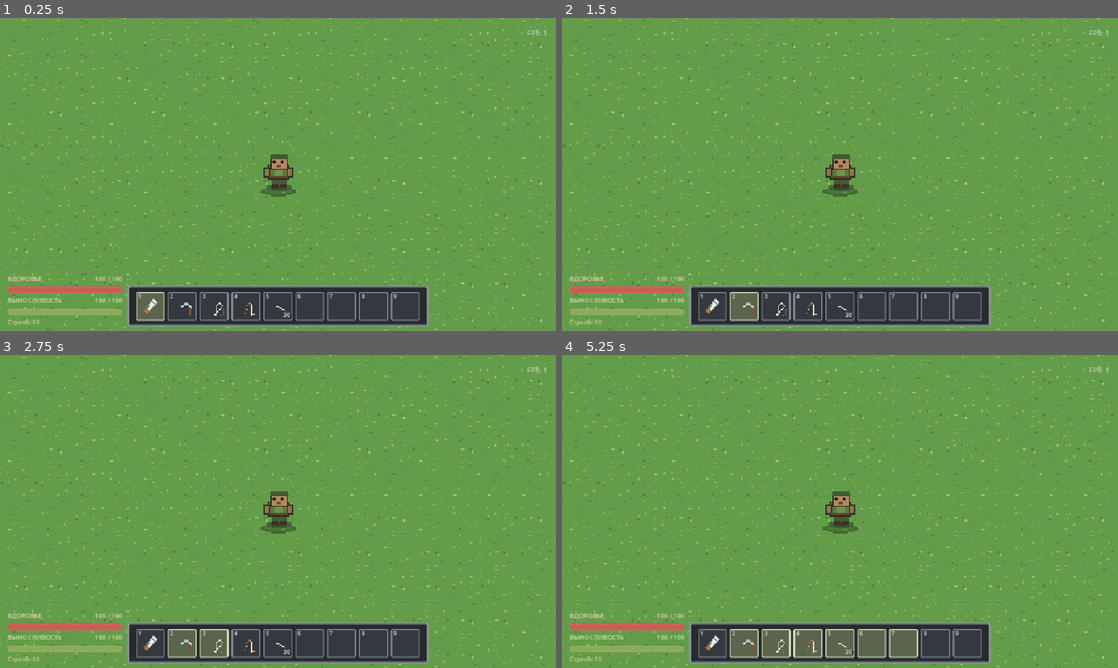
Above: before the commit, frames 1-4 (two rows, left to right).
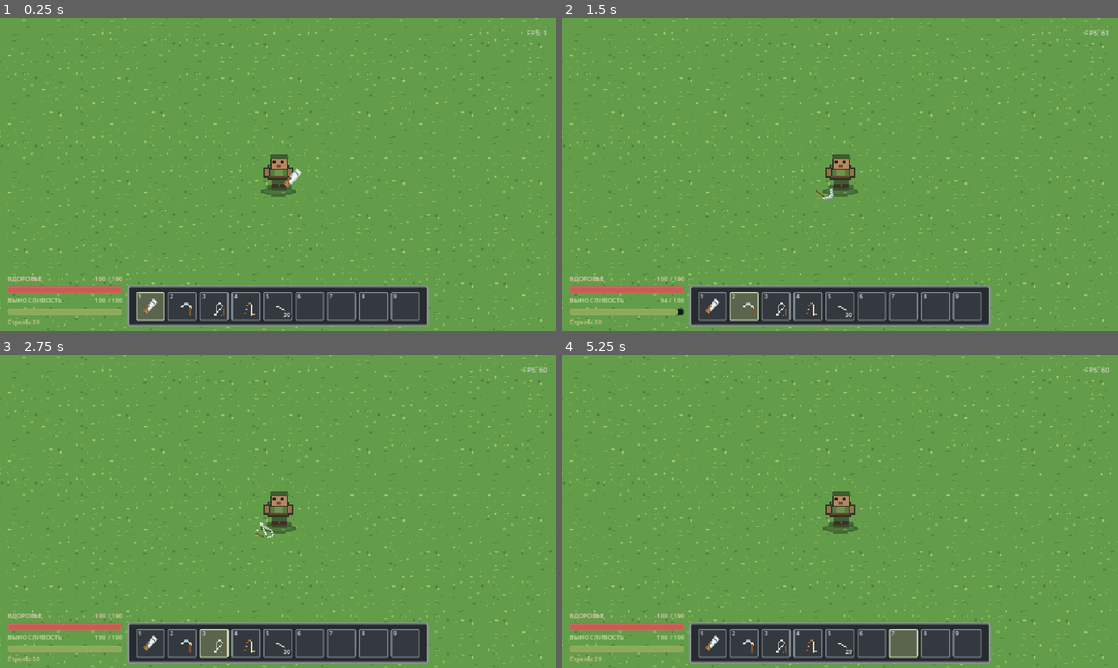
Above: after the commit, the same moments.

Repository: BigFluffyCatOnWatermelon/autism-gaming
Game: Godot game, scene res://scenes/world.tscn
Two runs of this game, one before a commit and one after it. Both use one fixed random seed, a clock stepped at 60 frames per second and the inputs below.
Inputs:
- Up to frame 1 (0.25 s): no input
- Up to frame 2 (1.5 s): click "1" at 0.5 s; click "2" at 1.25 s
- Up to frame 3 (2.75 s): click "3" at 2 s
- Up to frame 4 (5.25 s): click "4" at 2.75 s; click "5" at 3.5 s; click "6" at 4.25 s; click "7" at 5 s

The runs differ from the first frame. In frame 1, less than 0.1% of the frame differs, in the area x 51-55%, y 48-55%; in frame 2, 0.1%; in frame 3, 0.5%; in frame 4, 2.4%, in the area x 6-99%, y 4-98%.
Error before the commit: Parse Error: Function "_create_player()" not found in base self. (res://scripts/world_controller.gd:50)

Commit message:
Fix player initialization and inventory slot signals

Diff:
--- a/scripts/game_ui.gd
+++ b/scripts/game_ui.gd
@@ -92,7 +92,7 @@
 	var zone := InventoryDropZoneScript.new() as Control
 	zone.name = "WorldDropZone"
 	zone.set_anchors_and_offsets_preset(Control.PRESET_FULL_RECT)
-	zone.mouse_filter = Control.MOUSE_FILTER_PASS
+	zone.mouse_filter = Control.MOUSE_FILTER_STOP
 	zone.z_index = -10
 	zone.drop_requested.connect(_on_world_drop_requested)
 	root.add_child(zone)
@@ -148,9 +148,16 @@
 	hotbar_buttons.clear()
 	var row := _find_node("HotbarRow") as HBoxContainer
 	if row != null:
-		for child in row.get_children():
+		for index in range(row.get_child_count()):
+			var child := row.get_child(index)
 			if child is Button:
-				hotbar_buttons.append(child as Button)
+				var button := child as Button
+				if button.get_script() != InventorySlotScript:
+					button.set_script(InventorySlotScript)
+				button.set_meta("slot_index", index)
+				if not button.has_meta("item_id"):
+					button.set_meta("item_id", "")
+				hotbar_buttons.append(button)
 
 func _find_node(node_name: String) -> Node:
 	return root.find_child(node_name, true, false) if root != null else null
@@ -165,14 +172,21 @@
 		var callback := Callable(self, "_on_hotbar_pressed").bind(index)
 		if not hotbar_buttons[index].pressed.is_connected(callback):
 			hotbar_buttons[index].pressed.connect(callback)
-		var hotbar_slot := hotbar_buttons[index] as InventorySlot
-		if hotbar_slot != null and not hotbar_slot.drop_requested.is_connected(_on_inventory_slot_dropped):
-			hotbar_slot.drop_requested.connect(_on_inventory_slot_dropped)
+		var hotbar_slot := hotbar_buttons[index]
+		if hotbar_slot.has_signal("drop_requested") and not hotbar_slot.is_connected("drop_requested", _on_inventory_slot_dropped):
+			hotbar_slot.connect("drop_requested", _on_inventory_slot_dropped)
 	if inventory_grid != null:
-		for child in inventory_grid.get_children():
-			var backpack_slot := child as InventorySlot
-			if backpack_slot != null and not backpack_slot.drop_requested.is_connected(_on_inventory_slot_dropped):
-				backpack_slot.drop_requested.connect(_on_inventory_slot_dropped)
+		for index in range(inventory_grid.get_child_count()):
+			var child := inventory_grid.get_child(index)
+			if child is Button:
+				var backpack_slot := child as Button
+				if backpack_slot.get_script() != InventorySlotScript:
+					backpack_slot.set_script(InventorySlotScript)
+				backpack_slot.set_meta("slot_index", 9 + index)
+				if not backpack_slot.has_meta("item_id"):
+					backpack_slot.set_meta("item_id", "")
+				if backpack_slot.has_signal("drop_requested") and not backpack_slot.is_connected("drop_requested", _on_inventory_slot_dropped):
+					backpack_slot.connect("drop_requested", _on_inventory_slot_dropped)
 
 	var expand_button := _find_node("ExpandBackpack") as Button
 	if expand_button != null and not expand_button.pressed.is_connected(_on_expand_pressed):
@@ -822,9 +836,7 @@
 			icon_rect.texture = null
 			icon_rect.visible = false
 			button.text = ""
-	var slot := button as InventorySlot
-	if slot != null:
-		slot.item_id = item_id
+	button.set_meta("item_id", item_id)
 	if count_label != null:
 		count_label.text = str(count) if count > 1 else ""
 	if tooltip != "":
--- a/scripts/inventory_drop_zone.gd
+++ b/scripts/inventory_drop_zone.gd
@@ -4,7 +4,12 @@
 signal drop_requested(from_index: int)
 
 func _can_drop_data(_at_position: Vector2, data: Variant) -> bool:
-	return data is Dictionary and data.has("from") and int(data["from"]) >= 0
+	return (
+		data is Dictionary
+		and data.has("from")
+		and int(data["from"]) >= 0
+		and data.has("item_id")
+	)
 
 func _drop_data(_at_position: Vector2, data: Variant) -> void:
 	if data is Dictionary and data.has("from"):
--- a/scripts/inventory_slot.gd
+++ b/scripts/inventory_slot.gd
@@ -3,27 +3,35 @@
 
 signal drop_requested(from_index: int, to_index: int)
 
-var slot_index := -1
-var item_id := ""
-
 func _get_drag_data(_at_position: Vector2) -> Variant:
+	var item_id := str(get_meta("item_id", ""))
+	var slot_index := int(get_meta("slot_index", -1))
 	if item_id.is_empty() or slot_index < 0 or disabled:
 		return null
-	var preview := Label.new()
-	preview.text = item_id.capitalize()
-	preview.add_theme_color_override("font_color", Color("#f4e6c8"))
-	preview.add_theme_font_size_override("font_size", 13)
-	preview.add_theme_color_override("font_shadow_color", Color.BLACK)
-	preview.add_theme_constant_override("shadow_offset_x", 1)
-	preview.add_theme_constant_override("shadow_offset_y", 1)
+	var preview: Control
+	var icon_rect := get_node_or_null("Icon") as TextureRect
+	if icon_rect != null and icon_rect.texture != null:
+		var preview_icon := TextureRect.new()
+		preview_icon.texture = icon_rect.texture
+		preview_icon.expand_mode = TextureRect.EXPAND_IGNORE_SIZE
+		preview_icon.stretch_mode = TextureRect.STRETCH_KEEP_ASPECT_CENTERED
+		preview_icon.custom_minimum_size = Vector2(38, 38)
+		preview = preview_icon
+	else:
+		var label := Label.new()
+		label.text = item_id.capitalize()
+		label.add_theme_color_override("font_color", Color("#f4e6c8"))
+		label.add_theme_font_size_override("font_size", 13)
+		preview = label
 	set_drag_preview(preview)
-	return {"from": slot_index}
+	return {"from": slot_index, "item_id": item_id}
 
 func _can_drop_data(_at_position: Vector2, data: Variant) -> bool:
 	if disabled or not (data is Dictionary) or not data.has("from"):
 		return false
-	return int(data["from"]) >= 0
+	var from_index := int(data["from"])
+	return from_index >= 0 and from_index != int(get_meta("slot_index", -1))
 
 func _drop_data(_at_position: Vector2, data: Variant) -> void:
-	if data is Dictionary and data.has("from") and int(data["from"]) != slot_index:
-		drop_requested.emit(int(data["from"]), slot_index)
+	if data is Dictionary and data.has("from"):
+		drop_requested.emit(int(data["from"]), int(get_meta("slot_index", -1)))
--- a/scripts/world_controller.gd
+++ b/scripts/world_controller.gd
@@ -115,6 +115,23 @@
 		if resource == null or resource.resource_type == "stump":
 			continue
 		_register_resource(resource)
+
+
+func _create_player() -> void:
+	player = get_node_or_null("Player")
+	if player == null:
+		player = PlayerControllerScript.new()
+		player.name = "Player"
+		add_child(player)
+	player.configure(config)
+	var camera: Camera2D = player.camera
+	var half_width := int(config.world.width / 2)
+	var half_height := int(config.world.height / 2)
+	camera.limit_left = -half_width
+	camera.limit_right = half_width
+	camera.limit_top = -half_height
+	camera.limit_bottom = half_height
+	camera.limit_smoothed = true
 
 
 func _register_resource(resource: ResourceNode) -> void:
